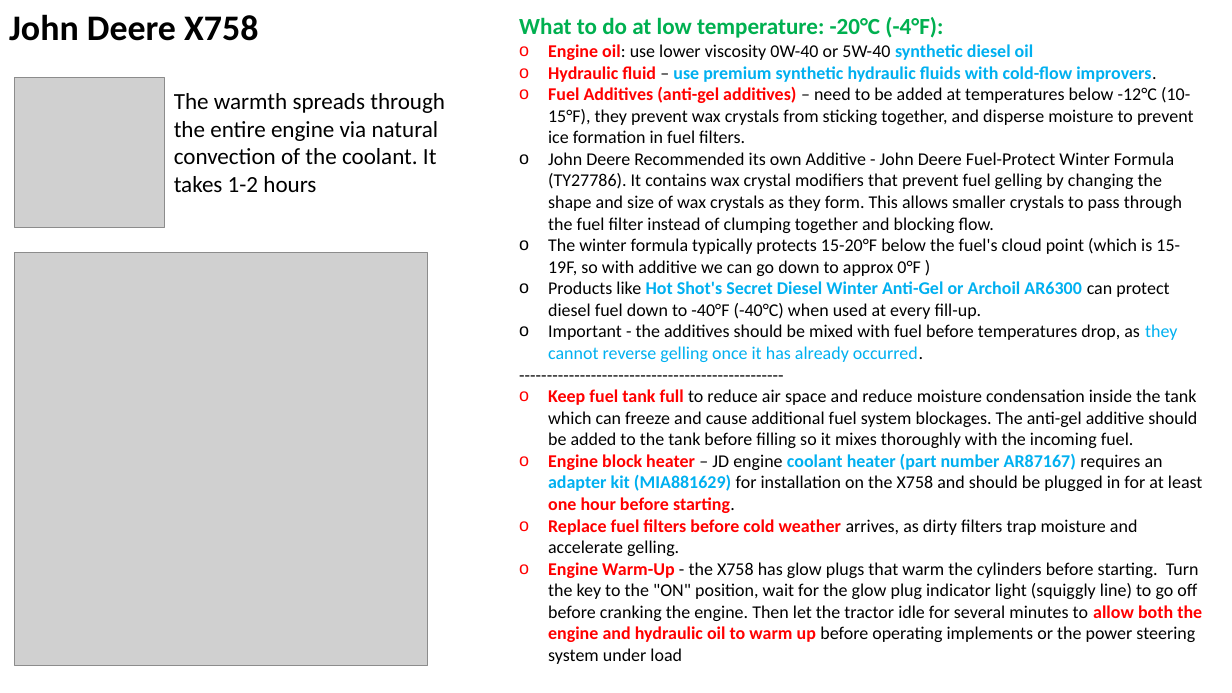
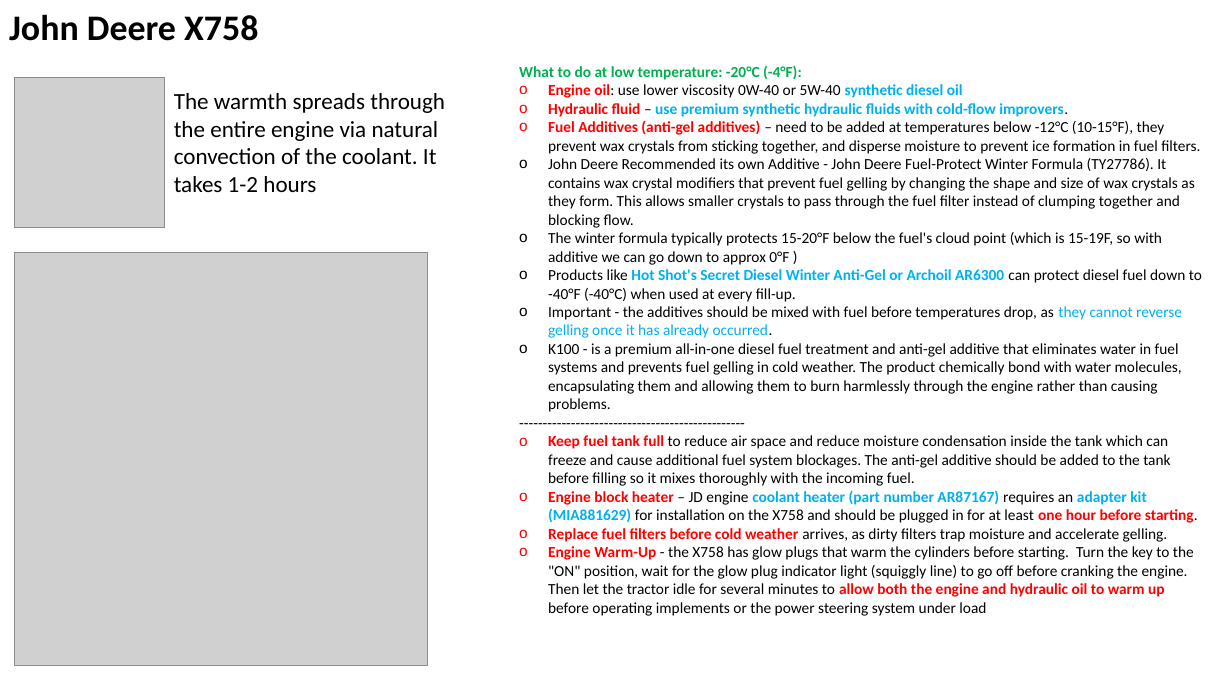
Before and after one commit to lselector/misc_farm, a slide deck: slide 5 of tractor_jd_1025r_X758.pptx. Drawn at 1232x693 pixels with LibreOffice and Linux fonts; fonts in the diff are those of the drawing; grey boxes stand for pictures. Boxes give left, top, right and bottom in pixels: in the first picture for what was removed or moved away, otherwise in the second. Text is boxed around its words. In the diff, an @@ line names an element or a change of style, - is before the commit and + after.

```diff
--- a/tractor_jd_1025r_X758.pptx
+++ b/tractor_jd_1025r_X758.pptx
@@ text "What to do at low ...": place and size @@
-text "What to do at low ..." at [519, 17, 1203, 664]
+text "What to do at low ..." at [519, 65, 1202, 616]
@@ text at [519, 65, 1202, 616]: size 18 to 12 pt in "What to do at low temperature: -20°C ..."; size 14 to 12 pt in "Engine oil: use lower viscosity 0W-40 or ...", "Hydraulic fluid – use premium synthetic hydraulic ...", "Fuel Additives (anti-gel additives) – need to ...", "John Deere Recommended its own Additive - ..." and 8 more places @@
@@ text at [548, 343, 1182, 412]: paragraph added @@
+o K100 - is a premium all-in-one diesel fuel treatment and anti-gel additive that eliminates water in fuel systems and prevents fuel gelling in cold weather. The product chemically bond with water molecules, encapsulating them and allowing them to burn harmlessly through the engine rather than causing problems.
```
Also in this commit, not shown: 1 other file.
